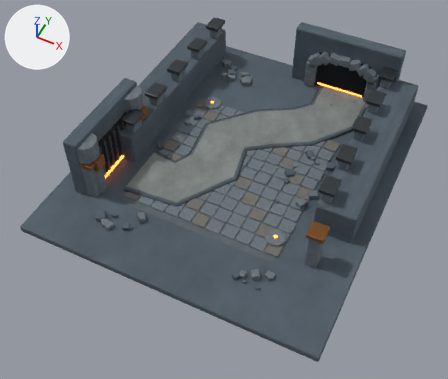
What one commit did to the Blender file assets/game-art/layered-map-poc/blender/layered-shuttergate.blend.
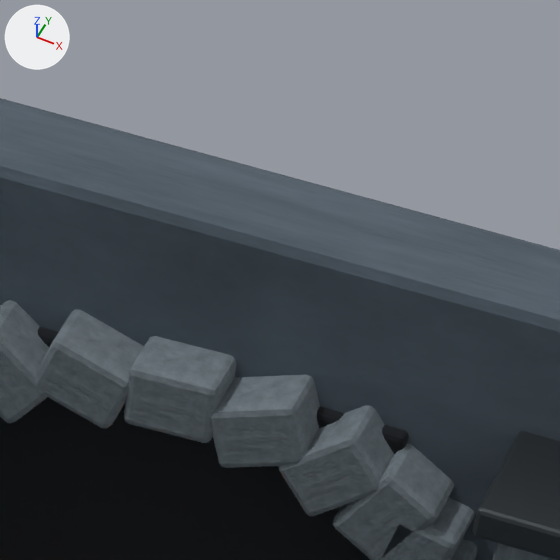
The first picture shows the older version from a 50 mm lens placed at (24.7, -54.9, 61.1), pointed at (0.0, -5.6, -0.6). The close-ups show the older and then the newer version on the part from 72% to 87% of the width and 4% to 21% of the height of that picture. Only the edits that show in the close-ups are written down. Every picture has the same lights, and +X, +Y and +Z are marked at upper left.

Names of what the first close-up shows: 'ArchVoussoir_0', 'ArchVoussoir_1', 'ArchVoussoir_2', 'ArchVoussoir_3', 'ArchVoussoir_4', 'ArchVoussoir_5', 'ArchVoussoir_6', 'ButtressCrown_15.5_19', 'TunnelBackWall', 'TunnelVoid' and 2 more.
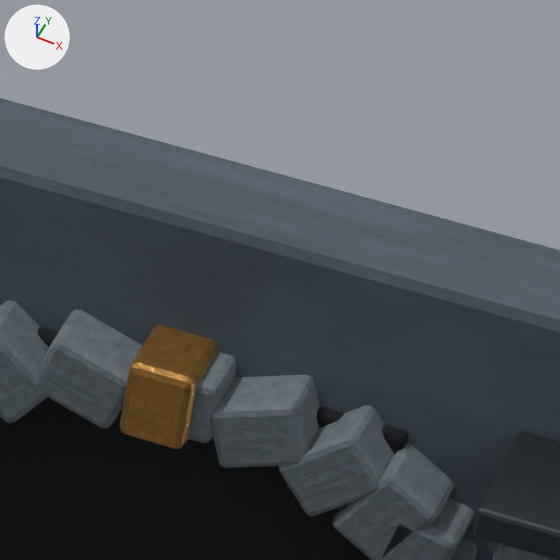
Patch to the scene script:
```diff
--- a/assets/game-art/layered-map-poc/blender/layered-shuttergate.blend.py
+++ b/assets/game-art/layered-map-poc/blender/layered-shuttergate.blend.py
@@ mat_worngold @@
+mat_worngold = bpy.data.materials.new('WornGold')
+# nodes: BsdfPrincipled, Bump, OutputMaterial, TexNoise, ValToRGB
+# colours: brown #735322, orange #d39d51
@@ me_cube_244 @@
+me_cube_244.from_pydata(...)  # a box spanning x -0.58..0.58, y -0.82..0.82, z -0.72..0.72
+me_cube_244.materials.append(mat_worngold)
@@ ob_archkeystone @@
+ob_archkeystone = bpy.data.objects.new('ArchKeystone', me_cube_244)
+ob_archkeystone.location = (7.0, 19.52, 5.98)
+_m = ob_archkeystone.modifiers.new('worn_edges', 'BEVEL')
+_m.width = 0.14
+_m.width_pct = 0.14
+_m.segments = 2
```

Boxes [x1, y1, x2, y2] around the edits, measured in the close-ups (560 x 560 px):
'ArchKeystone', added (brown): after [120, 325, 218, 449]
'ArchVoussoir_4', unchanged, covered by the edit: before [124, 336, 237, 443]; after [188, 352, 237, 443]
